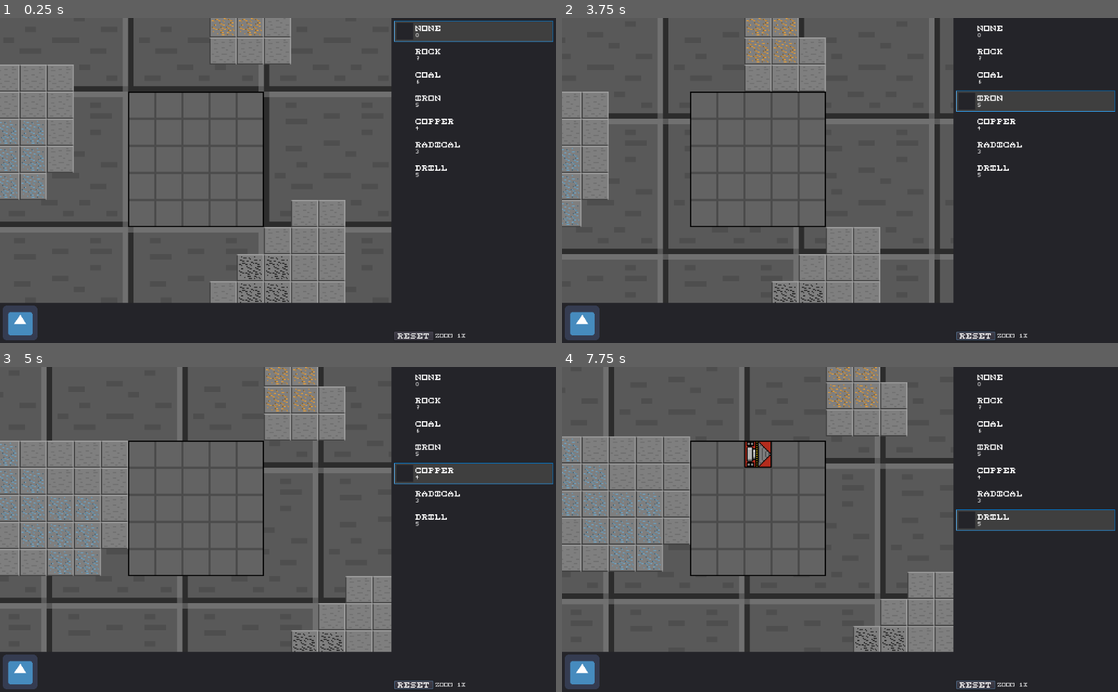
Above: before the commit, frames 1-4 (two rows, left to right).
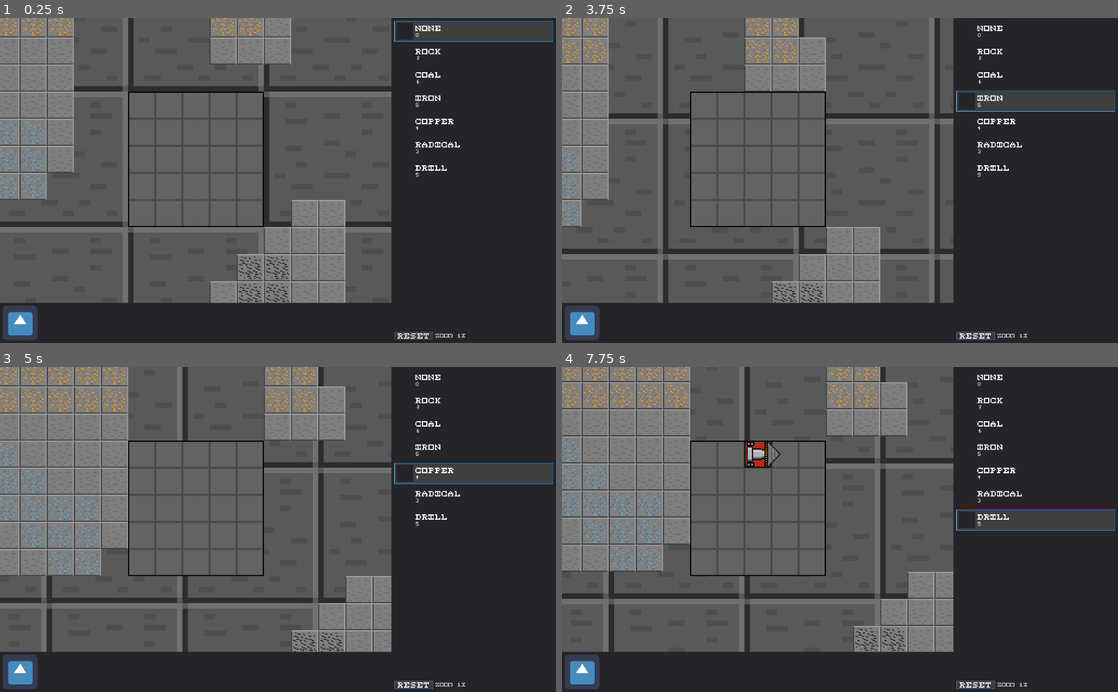
Above: after the commit, the same moments.

Repository: voxelv/minrmachine
Game: Godot game, scene res://scenes/main.tscn
Two runs of this game, one before a commit and one after it. Both use one fixed random seed, a clock stepped at 60 frames per second and the inputs below. The engine's default icon, where the game draws it, is replaced by a stand-in: a white triangle on a blue panel in a dark square.
Inputs (mouse positions are in pixels of both pictures, inside the frame that each line leads up to):
- Up to frame 1 (0.25 s): no input
- Up to frame 2 (3.75 s): tap Enter at 0.5 s; move the mouse to (1034, 31) at 0.52 s; hold D (move_cell_right) 0.53-1.25 s; tap \ (TEST) at 0.6, 2.3, 2.85 s; click (1034, 31) at 0.67 s; tap ] (TEST2) at 0.8, 2.1, 3.05, 3.6 s; click "RESET" at 1.25 s; move the mouse to (1034, 53) at 2.02 s; hold S (move_cell_down) 2.03-2.78 s; click (1034, 53) at 2.17 s; move the mouse to (1034, 76) at 2.77 s; hold D (move_cell_right) 2.78-3.53 s; click (1034, 76) at 2.92 s; move the mouse to (1034, 102) at 3.52 s; hold W (move_cell_up) from 3.53 s (still down); click (1034, 102) at 3.67 s
- Up to frame 3 (5 s): tap \ (TEST) at 3.8, 4.35 s; move the mouse to (472, 474) at 4.27 s; release W (move_cell_up) at 4.28 s; hold A (move_cell_left) from 4.28 s (still down); click (472, 474) at 4.42 s; tap ] (TEST2) at 4.55 s
- Up to frame 4 (7.75 s): move the mouse to (1034, 497) at 5.02 s; tap ] (TEST2) at 5.1, 6.05, 6.6, 7.55 s; click (1034, 497) at 5.17 s; tap \ (TEST) at 5.3, 5.85, 6.8, 7.35 s; move the mouse to (1034, 519) at 5.77 s; release A (move_cell_left) at 5.78 s; hold S (move_cell_down) 5.78-6.53 s; click (1034, 519) at 5.92 s; move the mouse to (756, 448) at 6.52 s; hold D (move_cell_right) 6.53-7.28 s; click (756, 448) at 6.67 s; move the mouse to (962, 513) at 7.27 s; hold W (move_cell_up) from 7.28 s (still down); click (962, 513) at 7.42 s

The runs differ from the first frame. In frame 1, 1.7% of the frame differs, in the area x 0-14%, y 0-15%; in frame 2, 1.8%; in frame 3, 4.7%, in the area x 0-24%, y 0-23%; in frame 4, 4.5%.

Commit message:
rudimentary drilling

Diff:
--- a/scenes/game_grid.tscn
+++ b/scenes/game_grid.tscn
@@ -9,4 +9,4 @@
 cell_size = Vector2( 25, 25 )
 cell_quadrant_size = 25
 format = 1
-tile_data = PoolIntArray( 0, 0, 0, 6, 4, 0, 7, 4, 0, 13, 0, 0, 14, 0, 0, 15, 0, 0, 21, 0, 0, 22, 0, 0, 23, 0, 0, 24, 0, 0, 65536, 4, 0, 65542, 0, 0, 65543, 0, 0, 65549, 0, 0, 65550, 0, 0, 65551, 0, 0, 65557, 0, 0, 65558, 0, 0, 65559, 0, 0, 65560, 0, 0, 131072, 4, 0, 131078, 0, 0, 131079, 0, 0, 131085, 0, 0, 131086, 0, 0, 196608, 0, 0, 196615, 0, 0, 196621, 0, 0, 196622, 0, 0, 262144, 0, 0, 262157, 0, 0, 262158, 0, 0, 327680, 0, 0, 327693, 3, 0, 327694, 0, 0, 393216, 0, 0, 393229, 3, 0, 393230, 3, 0, 458752, 0, 0, 458765, 3, 0, 458766, 3, 0, 458767, 0, 0, 458773, 0, 0, 458774, 1, 0, 458775, 1, 0, 458776, 0, 0, 524288, 0, 0, 524289, 2, 0, 524301, 0, 0, 524302, 0, 0, 524303, …(2195 unchanged characters)…
+tile_data = PoolIntArray( 13, 0, 0, 14, 0, 0, 15, 0, 0, 21, 0, 0, 22, 0, 0, 23, 0, 0, 24, 0, 0, 65549, 0, 0, 65550, 0, 0, 65551, 0, 0, 65557, 0, 0, 65558, 0, 0, 65559, 0, 0, 65560, 0, 0, 131085, 0, 0, 131086, 0, 0, 196621, 0, 0, 196622, 0, 0, 262157, 0, 0, 262158, 0, 0, 327680, 3, 0, 327681, 3, 0, 327682, 3, 0, 327683, 3, 0, 327684, 3, 0, 327685, 3, 0, 327686, 3, 0, 327687, 3, 0, 327693, 3, 0, 327694, 0, 0, 393216, 3, 0, 393217, 3, 0, 393218, 3, 0, 393219, 3, 0, 393220, 3, 0, 393221, 3, 0, 393222, 3, 0, 393223, 3, 0, 393229, 3, 0, 393230, 3, 0, 458752, 3, 0, 458753, 3, 0, 458754, 3, 0, 458755, 3, 0, 458756, 3, 0, 458757, 3, 0, 458758, 3, 0, 458759, 3, 0, 458765, 3, 0, 458766, 3, 0, 458767, 0, 0, 458773, 0, 0, 458774, 1, 0, 458775, 1, 0, 458776, 0, 0, 524288, 0, 0, 524289, 0, 0, 524290, 0, 0, 524291, 0, 0, 524292, 0, 0, 524293, 0, 0, 524294, 0, 0, 524295, 0, 0, 524301, 0, 0, 524302, 0, 0, 524303, …(2195 unchanged characters)…
--- a/scenes/organelle/drill.tscn
+++ b/scenes/organelle/drill.tscn
@@ -1,14 +1,11 @@
-[gd_scene load_steps=7 format=2]
+[gd_scene load_steps=5 format=2]
 
 [ext_resource path="res://scripts/organelle/drill.gd" type="Script" id=1]
-[ext_resource path="res://assets/textures/organelle/drill_base.png" type="Texture" id=2]
-[ext_resource path="res://assets/textures/organelle/drill.png" type="Texture" id=3]
-[ext_resource path="res://assets/textures/organelle/drill_base_extend.png" type="Texture" id=4]
+[ext_resource path="res://assets/textures/organelle/drill.png" type="Texture" id=2]
 
 [sub_resource type="Animation" id=1]
 
 resource_name = "extend"
-length = 0.1
 step = 0.01
 tracks/0/type = "value"
 tracks/0/path = NodePath("drill_base/drill_head:position")
@@ -17,52 +14,53 @@
 tracks/0/imported = false
 tracks/0/enabled = true
 tracks/0/keys = {
-"times": PoolRealArray( 0, 0.01 ),
+"times": PoolRealArray( 0, 1 ),
 "transitions": PoolRealArray( 1, 1 ),
 "update": 0,
 "values": [ Vector2( 10, 8.86917e-005 ), Vector2( 25, 0.000222206 ) ]
 }
 tracks/1/type = "value"
-tracks/1/path = NodePath("drill_base:texture")
+tracks/1/path = NodePath("drill_base/drill_extender:frame")
 tracks/1/interp = 1
 tracks/1/loop_wrap = true
 tracks/1/imported = false
 tracks/1/enabled = true
 tracks/1/keys = {
-"times": PoolRealArray( 0, 0.01 ),
+"times": PoolRealArray( 0, 0.45, 0.55, 1 ),
+"transitions": PoolRealArray( 1, 1, 1, 1 ),
+"update": 1,
+"values": [ 3, 3, 4, 4 ]
+}
+tracks/2/type = "value"
+tracks/2/path = NodePath("drill_base/drilling_pos:position")
+tracks/2/interp = 1
+tracks/2/loop_wrap = true
+tracks/2/imported = false
+tracks/2/enabled = true
+tracks/2/keys = {
+"times": PoolRealArray( 0, 1 ),
 "transitions": PoolRealArray( 1, 1 ),
-"update": 1,
-"values": [ ExtResource( 2 ), ExtResource( 4 ) ]
+"update": 0,
+"values": [ Vector2( 24, 12 ), Vector2( 39, 12 ) ]
 }
 
-[sub_resource type="Animation" id=2]
+[sub_resource type="Animation" id=3]
 
-resource_name = "retract"
-length = 0.1
-step = 0.01
+resource_name = "drilling"
+length = 0.45
+loop = true
+step = 0.15
 tracks/0/type = "value"
-tracks/0/path = NodePath("drill_base/drill_head:position")
+tracks/0/path = NodePath("drill_base/drill_head:frame")
 tracks/0/interp = 1
 tracks/0/loop_wrap = true
 tracks/0/imported = false
 tracks/0/enabled = true
 tracks/0/keys = {
-"times": PoolRealArray( 0, 0.01 ),
-"transitions": PoolRealArray( 1, 1 ),
-"update": 0,
-"values": [ Vector2( 25, 0.000222206 ), Vector2( 10, 8.86917e-005 ) ]
-}
-tracks/1/type = "value"
-tracks/1/path = NodePath("drill_base:texture")
-tracks/1/interp = 1
-tracks/1/loop_wrap = true
-tracks/1/imported = false
-tracks/1/enabled = true
-tracks/1/keys = {
-"times": PoolRealArray( 0, 0.01 ),
-"transitions": PoolRealArray( 1, 1 ),
+"times": PoolRealArray( 0, 0.15, 0.3 ),
+"transitions": PoolRealArray( 1, 1, 1 ),
 "update": 1,
-"values": [ ExtResource( 4 ), ExtResource( 2 ) ]
+"values": [ 0, 1, 2 ]
 }
 
 [node name="drill" type="Node2D"]
@@ -73,18 +71,42 @@
 }
 
 [node name="drill_base" type="Sprite" parent="."]
-rotation = -8.88506e-006
 texture = ExtResource( 2 )
 centered = false
+vframes = 3
+hframes = 3
+frame = 6
+
+[node name="drill_extender" type="Sprite" parent="drill_base"]
+rotation = -8.88506e-006
+z_index = 1
+texture = ExtResource( 2 )
+centered = false
+vframes = 3
+hframes = 3
+frame = 3
 
 [node name="drill_head" type="Sprite" parent="drill_base"]
 position = Vector2( 10, 8.86917e-005 )
-texture = ExtResource( 3 )
+rotation = -8.88506e-006
+z_index = 2
+texture = ExtResource( 2 )
 centered = false
+vframes = 3
+hframes = 3
+frame = 2
+region_rect = Rect2( 0, 0, 25, 25 )
 
-[node name="drilling_pos" type="Position2D" parent="drill_base/drill_head"]
-position = Vector2( 12.5, 12.5 )
+[node name="drilling_pos" type="Position2D" parent="drill_base"]
+position = Vector2( 24, 12 )
+rotation = -8.88506e-006
 
-[node name="animation" type="AnimationPlayer" parent="."]
+[node name="extend_animation" type="AnimationPlayer" parent="."]
 anims/extend = SubResource( 1 )
-anims/retract = SubResource( 2 )
+
+[node name="drilling_animation" type="AnimationPlayer" parent="."]
+anims/drilling = SubResource( 3 )
+
+[node name="drill_timer" type="Timer" parent="."]
+wait_time = 2.0
+one_shot = true
--- a/scripts/autoloads/utl.gd
+++ b/scripts/autoloads/utl.gd
@@ -101,7 +101,7 @@
 	return Vector2(x, y)
 
 func rotate_25px_sprite(sprite:Sprite, direction:int):
-	var _rotations = [0, PI/2, PI, 3*PI/2]
+	var _rotations = [0.00, 90.00, 180.00, 270.00]
 	var _positions = [Vector2(0, 0), Vector2(25, 0), Vector2(25, 25), Vector2(0, 25)]
 	var _flip_v = [false, false, true, true]
 
@@ -119,6 +119,6 @@
 		_:
 			pass
 
-	sprite.rotation = _rotations[idx]
+	sprite.rotation_degrees = _rotations[idx]
 	sprite.position = _positions[idx]
 	sprite.flip_v = _flip_v[idx]
--- a/scripts/cell.gd
+++ b/scripts/cell.gd
@@ -58,3 +58,19 @@
 		if prev_organelle in utl.energy_organelles:
 			del_wire(vcoord)
 		return(prev_organelle)
+
+func get_coord_from_pos(world_pos:Vector2) -> Vector2:
+	return(o_grid.world_to_map(world_pos))
+
+func interact_at_coord(coord, interaction_type):
+	match(interaction_type):
+		utl.INTERACTION.REMOVE:
+			print("REMOVE interaction at: ", coord)
+			var got_tile = grid.remove_tile_at(grid.map_to_world(coord))
+			if got_tile != utl.ROCK.NONE:
+				for inv_item in gamedata.player_inv:
+					if inv_item.type == got_tile:
+						inv_item.count += 1
+						gamedata.inv_needs_update = true
+		_:
+			pass
--- a/scripts/game_grid.gd
+++ b/scripts/game_grid.gd
@@ -8,18 +8,18 @@
 func _ready():
 	ready = true
 
-func _grid_coord_to_entity_coord(entity, coord:Vector2) -> Vector2:
+func grid_coord_to_entity_coord(entity, coord:Vector2) -> Vector2:
 	var entity_coord:Vector2 = tm.world_to_map(entity.get_cellv_test_pos())
 	return(coord - entity_coord)
 
-func _entity_coord_to_grid_coord(entity, coord:Vector2) -> Vector2:
+func entity_coord_to_grid_coord(entity, coord:Vector2) -> Vector2:
 	var entity_coord:Vector2 = tm.world_to_map(entity.get_cellv_test_pos())
 	return(coord + entity_coord)
 
 func _entity_clicked(coord:Vector2):
 	var result = null
 	for entity in grid_entities:
-		if entity.contains_coord(_grid_coord_to_entity_coord(entity, coord)):
+		if entity.contains_coord(grid_coord_to_entity_coord(entity, coord)):
 			result = entity
 			break
 	return result
@@ -49,7 +49,7 @@
 	var v = tm.world_to_map(world_pos)
 	var entity = _entity_clicked(v)
 	if entity != null:
-		entity.click_at(_grid_coord_to_entity_coord(entity, v), event)
+		entity.click_at(grid_coord_to_entity_coord(entity, v), event)
 	else:
 		if event.button_index == BUTTON_LEFT and event.pressed:
 			_click_rock_grid(v)
@@ -79,6 +79,7 @@
 	var v = tm.world_to_map(world_pos)
 	var prev_tile:int = tm.get_cellv(v)
 	tm.set_cellv(v, utl.ROCK.NONE)
+	tm.update_bitmask_area(v)
 	return(prev_tile)
 
 func request_move(grid_entity, direction):
--- a/scripts/organelle/drill.gd
+++ b/scripts/organelle/drill.gd
@@ -1,23 +1,50 @@
 extends "rotation_organelle.gd"
 
-onready var animation:AnimationPlayer = find_node("animation") as AnimationPlayer
+onready var extend_animation:AnimationPlayer = find_node("extend_animation") as AnimationPlayer
+onready var drilling_animation:AnimationPlayer = find_node("drilling_animation") as AnimationPlayer
+onready var drill_timer:Timer = find_node("drill_timer") as Timer
 onready var drill_base:Sprite = find_node("drill_base") as Sprite
+onready var drilling_pos:Position2D = find_node("drilling_pos") as Position2D
+enum DRILL_STATE {SLEEP, EXTEND, DRILLING, RETRACT}
+
+var drill_state:int = DRILL_STATE.SLEEP
 
 func _ready():
+	# connections
+	extend_animation.connect("animation_finished", self, "_anim_finished")
+	drill_timer.connect("timeout", self, "_drilling_done")
+
 	rotation_sprite = drill_base
 
-func get_rotation_sprite():
+func get_rotation_sprite() -> Sprite:
 	return(drill_base)
 
 func activate():
-	animation.play("extend")
-
+	extend_animation.play("extend")
+	drilling_animation.play("drilling")
+	drill_state = DRILL_STATE.EXTEND
 
 func deactivate():
-	animation.play("retract")
+	extend_animation.play_backwards("extend")
+	drill_state = DRILL_STATE.RETRACT
 
 func _process(delta):
 	if Input.is_action_just_pressed("TEST"):
 		activate()
 	if Input.is_action_just_pressed("TEST2"):
 		deactivate()
+
+func _anim_finished(anim):
+	match(drill_state):
+		DRILL_STATE.EXTEND:
+			drill_state = DRILL_STATE.DRILLING
+			drill_timer.start()
+		DRILL_STATE.RETRACT:
+			drilling_animation.stop(true)
+			drill_state = DRILL_STATE.SLEEP
+
+func _drilling_done():
+	var global_drilling_pos = to_global(drilling_pos.position)
+	var coord = cell.get_coord_from_pos(global_drilling_pos)
+	print("DRILLING POS: ", global_drilling_pos)
+	emit_signal("interact_at_coord", coord, utl.INTERACTION.REMOVE)
--- a/scripts/organelle/rotation_organelle.gd
+++ b/scripts/organelle/rotation_organelle.gd
@@ -3,7 +3,7 @@
 var _direction_lkup:Array = [utl.DIRECTION.E, utl.DIRECTION.S, utl.DIRECTION.W, utl.DIRECTION.N]
 onready var rotation_sprite:Sprite = get_rotation_sprite()
 
-func get_rotation_sprite():
+func get_rotation_sprite() -> Sprite:
 	return(null)
 
 func activate():
Binary file changed: assets/textures/organelle/drill.png
Binary file removed: assets/textures/organelle/drill_base.png
Not shown, removed: assets/textures/organelle/drill_base.png.import
Binary file removed: assets/textures/organelle/drill_base_extend.png
Not shown, removed: assets/textures/organelle/drill_base_extend.png.import
